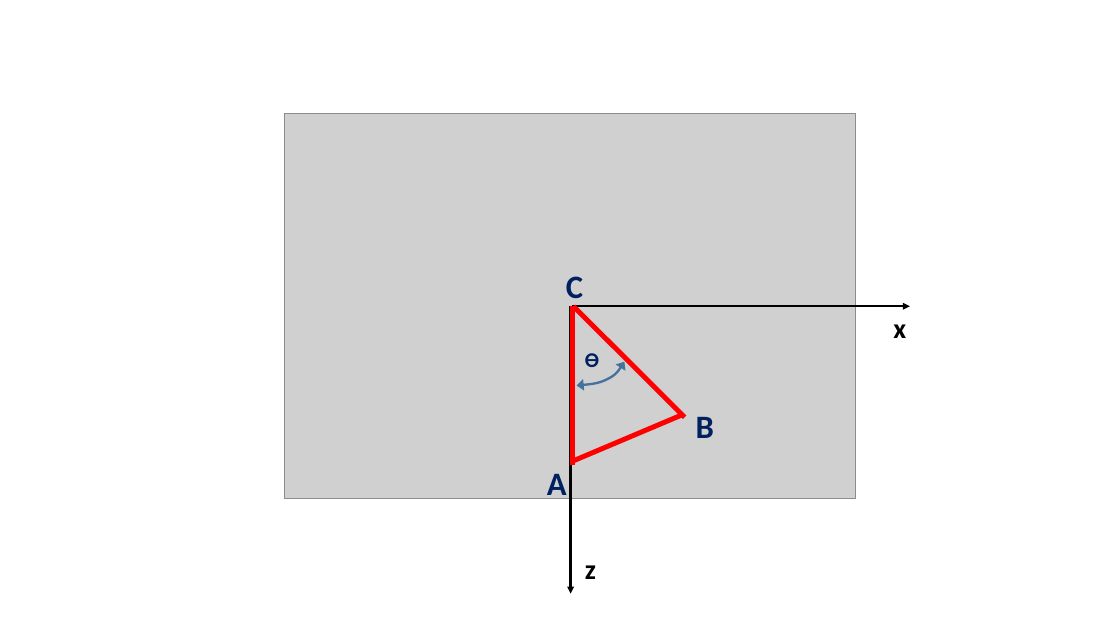
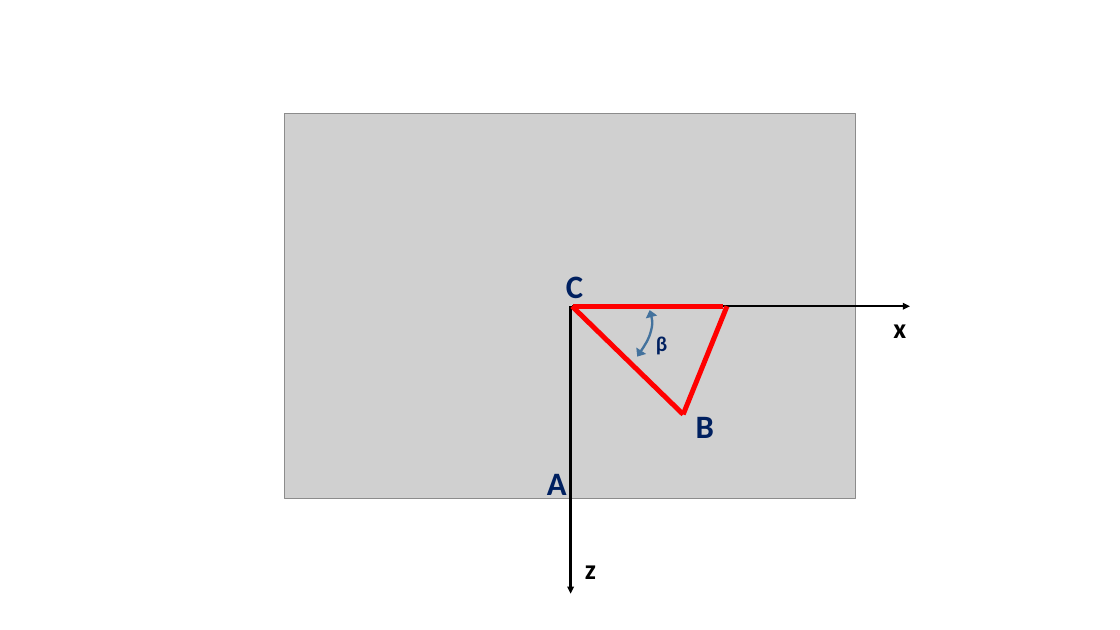
Before and after one commit to natawild/CG2017, a slide deck: slide 8 of TrabalhoPratico/Relatorio/imagens/Figuras_aux.pptx (slide 5 before the commit). Drawn at 1120x630 pixels with LibreOffice and Linux fonts; fonts in the diff are those of the drawing; grey boxes stand for pictures. Boxes give left, top, right and bottom in pixels: in the first picture for what was removed or moved away, otherwise in the second. Text is boxed around its words. In the diff, an @@ line names an element or a change of style, - is before the commit and + after.

```diff
--- a/TrabalhoPratico/Relatorio/imagens/Figuras_aux.pptx
+++ b/TrabalhoPratico/Relatorio/imagens/Figuras_aux.pptx
@@ line moved from (572, 307) - (572, 465) to (572, 307) - (683, 414) @@
@@ line moved from (574, 307) - (685, 418) to (574, 307) - (723, 307) @@
@@ freeform shape at (x1=622, y1=310, x2=665, y2=356): rotation 0 to 308 degrees; outline redrawn @@
@@ line moved from (571, 462) - (683, 414) to (683, 414) - (727, 307) @@
@@ text at (x1=656, y1=336, x2=667, y2=355): text changed @@
-ϴ
+β
```
Also in this commit, not shown: 1 other slide changed, 4 slides added, 1 slide removed.
